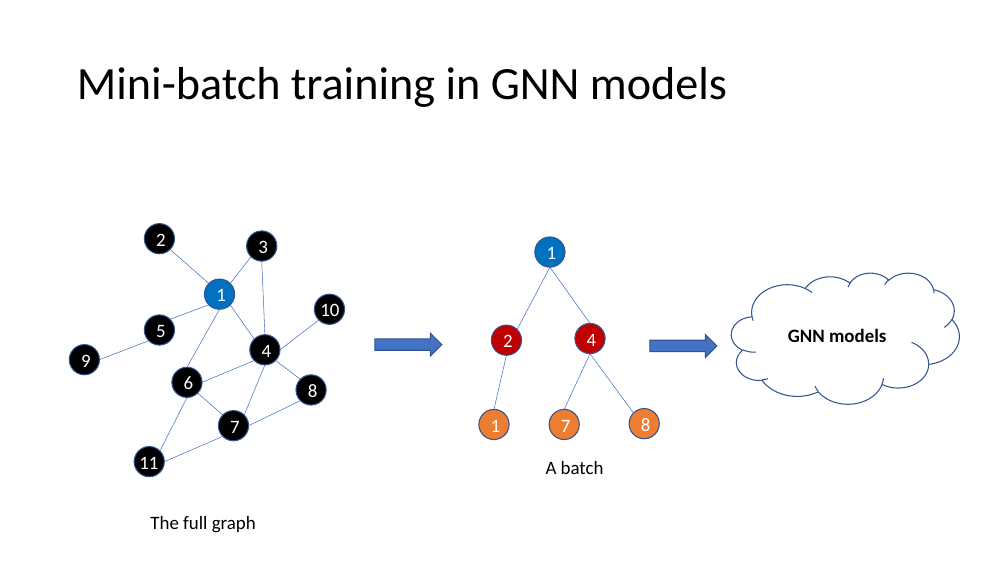
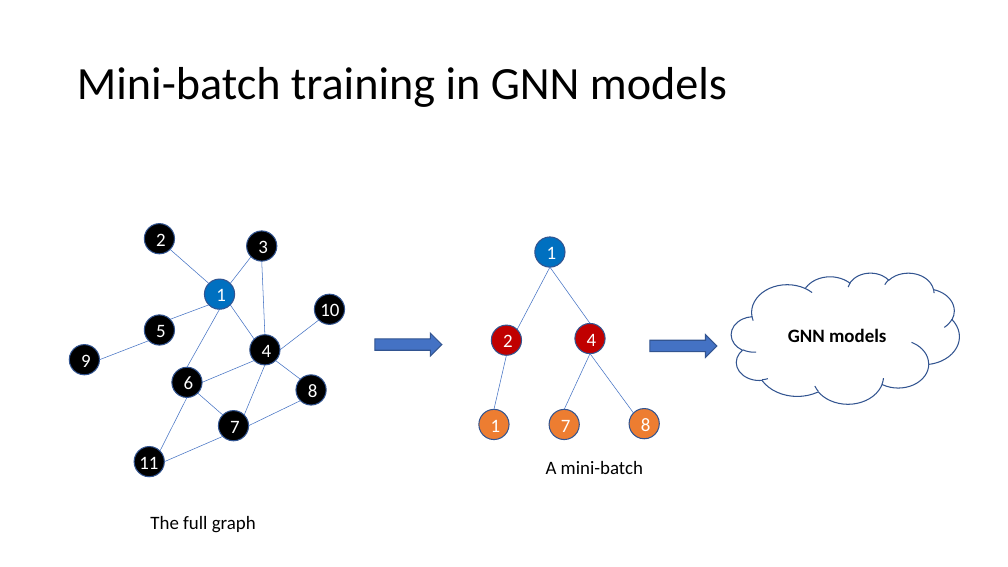
Before and after one commit to dglai/WWW20-Hands-on-Tutorial, a slide deck: slide 20 of large_graphs/sampling.pptx (slide 21 before the commit). Drawn at 1008x567 pixels with LibreOffice and Linux fonts; fonts in the diff are those of the drawing. Boxes give left, top, right and bottom in pixels: in the first picture for what was removed or moved away, otherwise in the second. Text is boxed around its words. In the diff, an @@ line names an element or a change of style, - is before the commit and + after.

```diff
--- a/large_graphs/sampling.pptx
+++ b/large_graphs/sampling.pptx
@@ text at bbox=[546, 461, 643, 474]: text changed @@
-A batch
+A mini-batch
```
Also in this commit, not shown: 4 other slides changed, 9 slides added, 1 slide removed.
